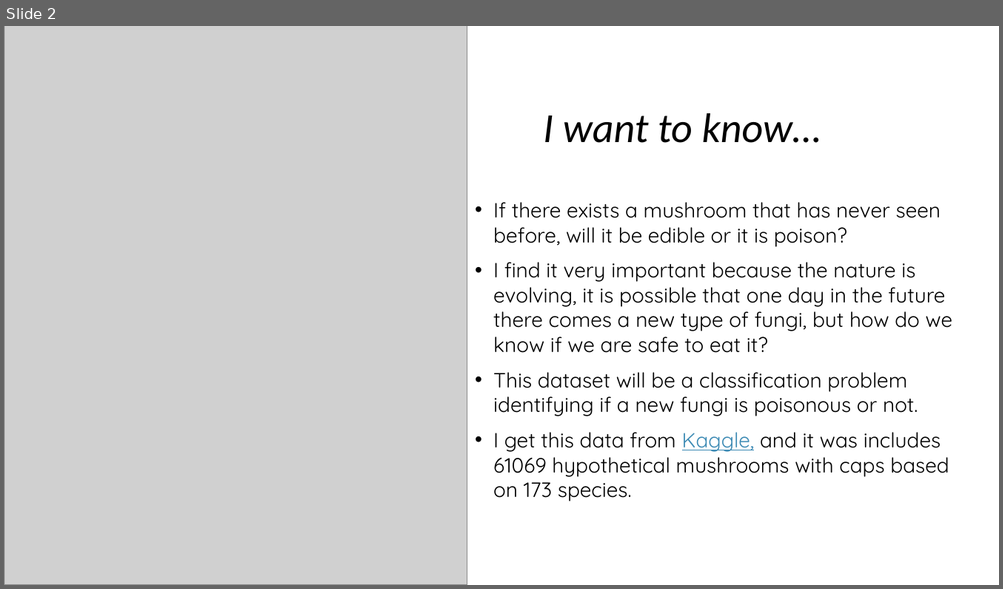
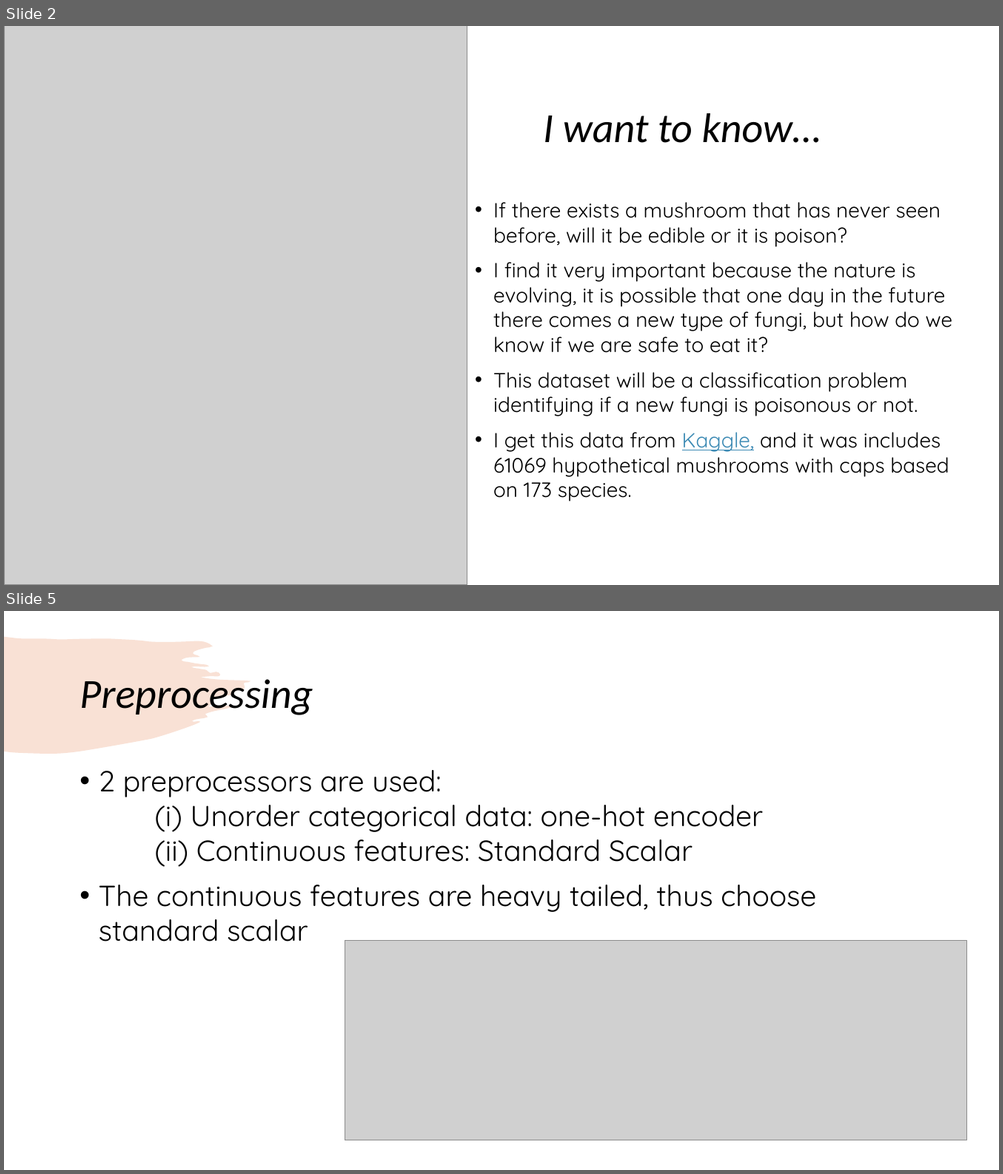
Before and after one commit to kathywu1201/Mushroom_Edibility_Classification_ML_Project, a slide deck: midterm_presentation.pptx. Shown one above the other, each under a label of ours: slide 2 before the commit, slides 2 and 5 after it; the slides between them are not shown. The pictures are 1003x589 and 1003x1174 pixels, drawn with LibreOffice and Linux fonts; fonts in the diff are those of the drawing; grey boxes stand for pictures. Boxes give left, top, right and bottom in pixels: in the first picture for what was removed or moved away, otherwise in the second. Text is boxed around its words. In the diff, an @@ line names an element or a change of style, - is before the commit and + after.

```diff
--- a/midterm_presentation.pptx
+++ b/midterm_presentation.pptx
@@ slide 5 added at box(4, 611, 999, 1170), background #FFFFFF; not listed: 1 template element that a slide beside it also shows @@
@@ title added at box(79, 673, 313, 718), 40 pt, text #000000, italic @@
+Preprocessing
@@ text added at box(99, 770, 816, 942), 28 pt, text #000000 @@
+• 2 preprocessors are used:
+  (i) Unorder categorical data: one-hot encoder
+  (ii) Continuous features: Standard Scalar
+• The continuous features are heavy tailed, thus choose standard scalar
@@ picture added at box(345, 941, 967, 1141) @@
```
Also in this commit, not shown: 4 other slides added, 2 slides removed, 2 other files.
